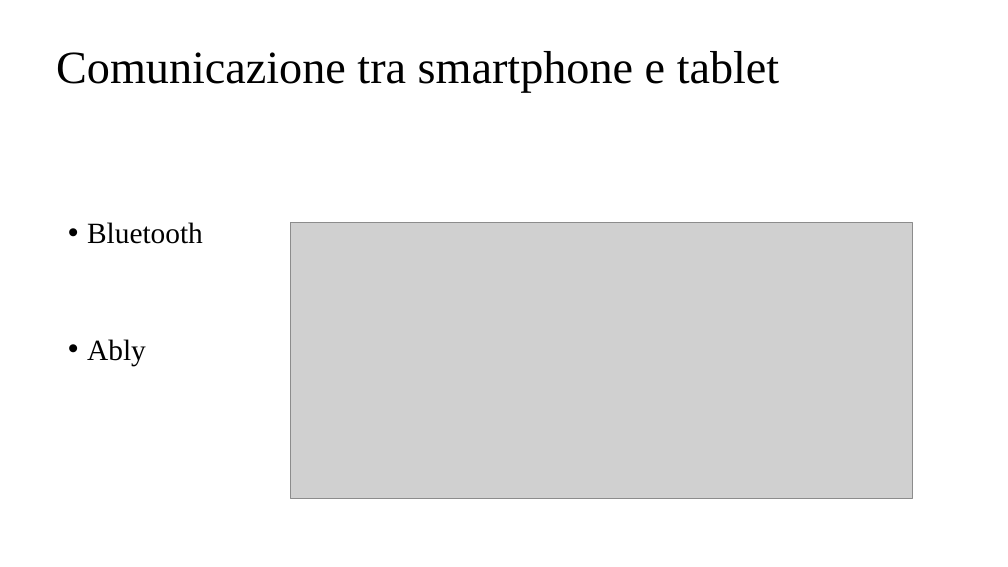
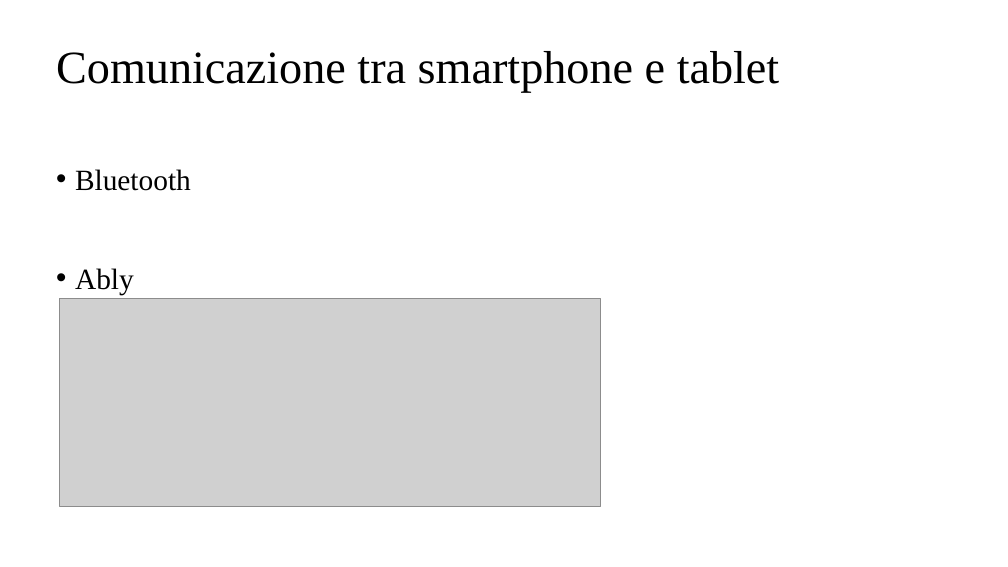
Before and after one commit to davidecolussi/Tesi, a slide deck: slide 7 of presentazione/Colussi_Davide_Presentazione.pptx. Drawn at 1008x567 pixels with LibreOffice and Linux fonts; fonts in the diff are those of the drawing; grey boxes stand for pictures. Boxes give left, top, right and bottom in pixels: in the first picture for what was removed or moved away, otherwise in the second. Text is boxed around its words. In the diff, an @@ line names an element or a change of style, - is before the commit and + after.

```diff
--- a/presentazione/Colussi_Davide_Presentazione.pptx
+++ b/presentazione/Colussi_Davide_Presentazione.pptx
@@ text "Bluetooth": place and size @@
-text "Bluetooth" at [87, 222, 203, 366]
+text "Bluetooth" at [75, 169, 191, 295]
@@ text "Bluetooth" at [75, 169, 191, 295]: line spacing 3 to 2.5 @@
@@ picture removed at [291, 222, 913, 498] @@
@@ picture added at [60, 299, 600, 506] @@
```
Also in this commit, not shown: 3 other slides changed, 1 slide added.
